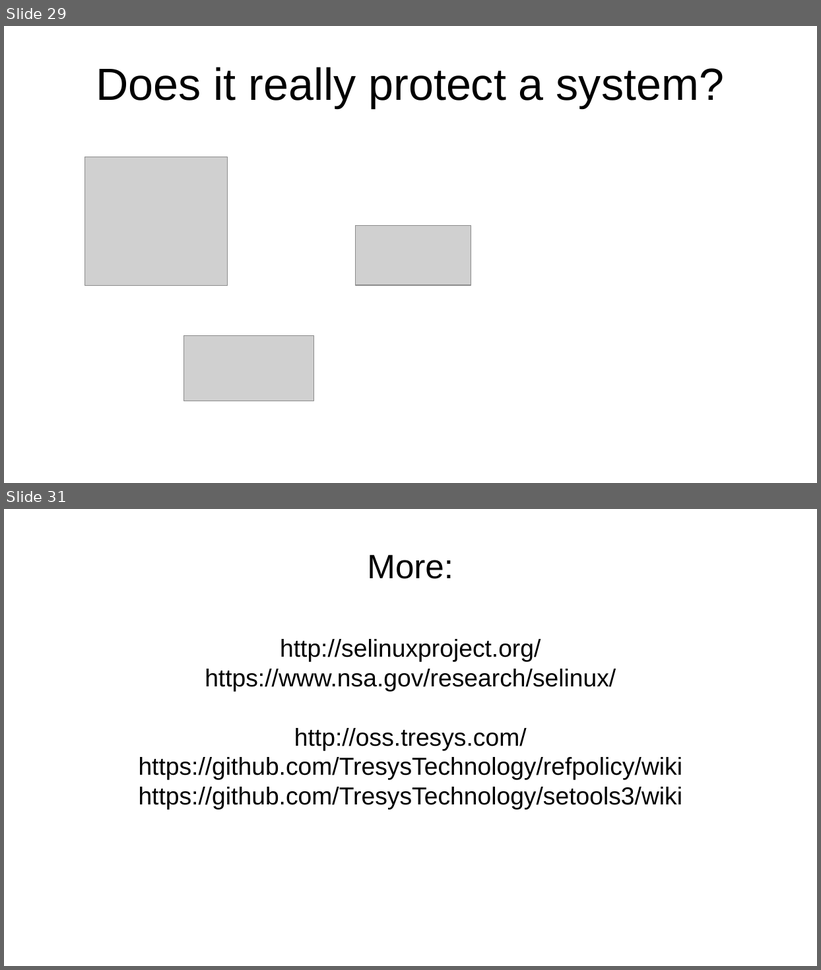
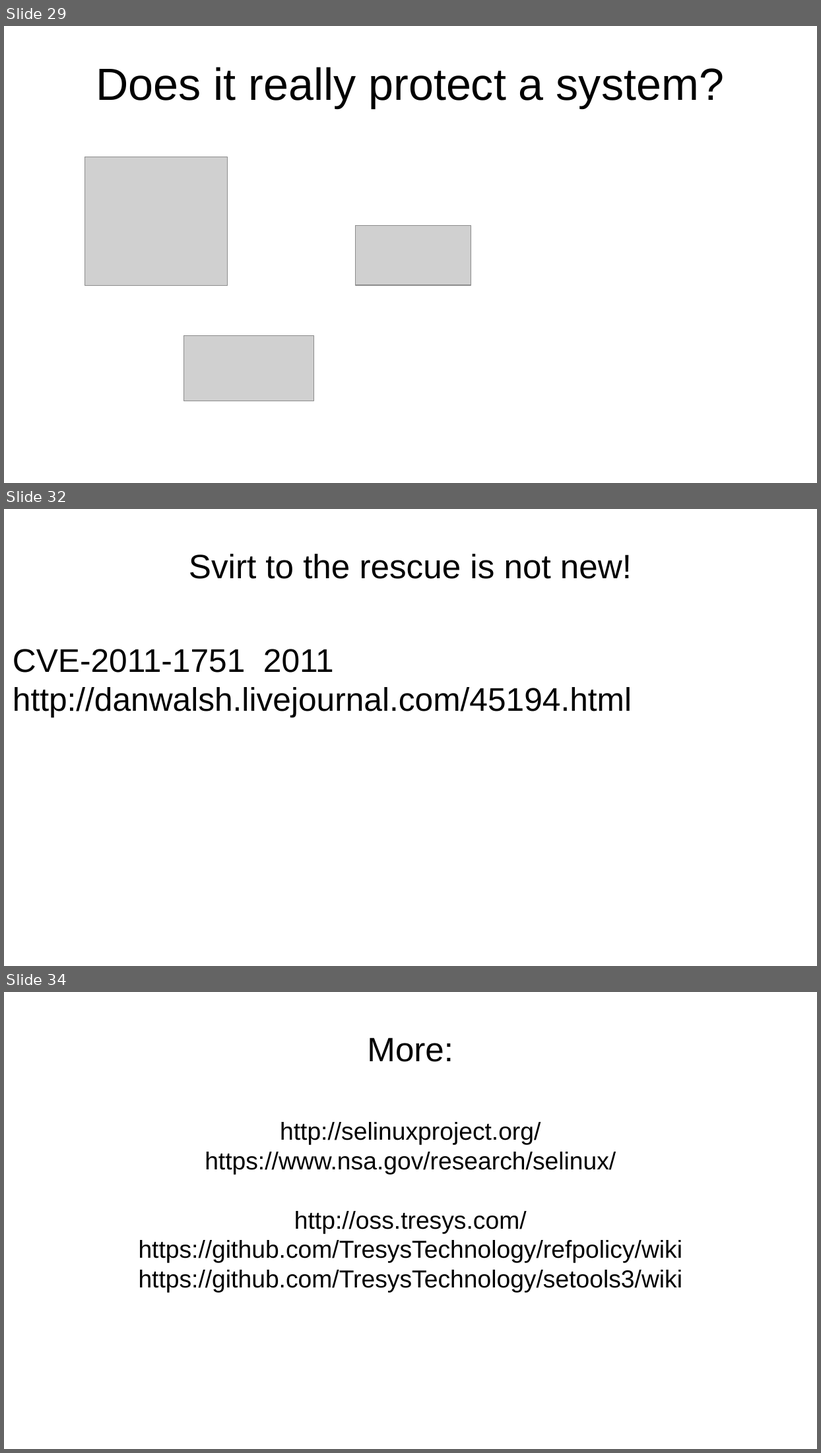
Before and after one commit to laubersm/LauberSolutions, a slide deck: SELinux/ItsAboutTheLabels-screen16-9.odp. Shown one above the other, each under a label of ours: slides 29 and 31 before the commit, slides 29, 32 and 34 after it; the slides between them are not shown. The pictures are 821x970 and 821x1453 pixels, drawn with LibreOffice and Linux fonts; fonts in the diff are those of the drawing; grey boxes stand for pictures. Boxes give left, top, right and bottom in pixels: in the first picture for what was removed or moved away, otherwise in the second. Text is boxed around its words. In the diff, an @@ line names an element or a change of style, - is before the commit and + after.

```diff
--- a/SELinux/ItsAboutTheLabels-screen16-9.odp
+++ b/SELinux/ItsAboutTheLabels-screen16-9.odp
@@ slide 32 added at <box>4,509,817,966</box>, background #FFFFFF @@
@@ title added at <box>189,554,632,579</box>, 33 pt, text #000000 @@
+Svirt to the rescue is not new!
@@ text added at <box>13,649,632,718</box>, 32 pt, text #000000 @@
+CVE-2011-1751 2011
+http://danwalsh.livejournal.com/45194.html
@@ what was slide 31 is now slide 34 @@
```
Also in this commit, not shown: 10 slides changed, 2 other slides added.
